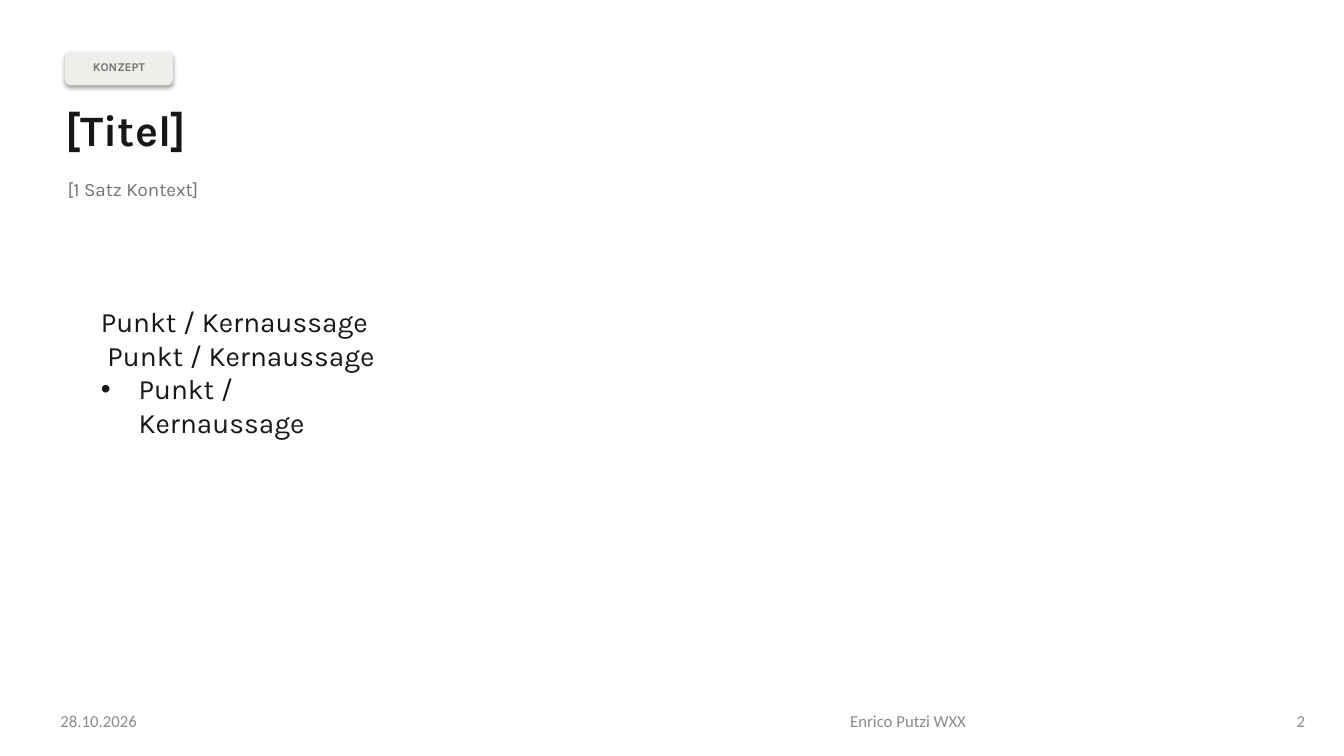
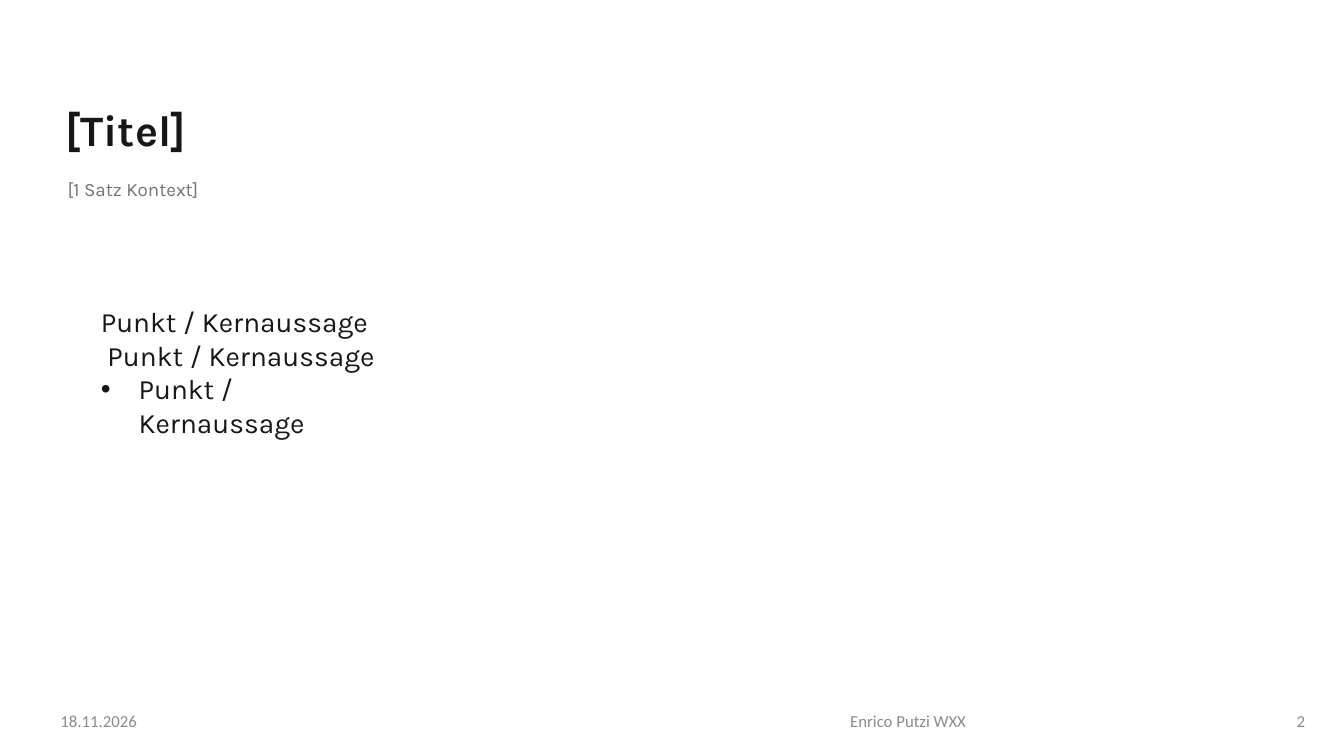
Before and after one commit to eputzi/eputzi.github.io, a slide deck: slide 2 of courses/nus1/files/slides/template.pptx. Drawn at 1344x756 pixels with LibreOffice and Linux fonts; fonts in the diff are those of the drawing. Boxes give left, top, right and bottom in pixels: in the first picture for what was removed or moved away, otherwise in the second. Text is boxed around its words. In the diff, an @@ line names an element or a change of style, - is before the commit and + after.

```diff
--- a/courses/nus1/files/slides/template.pptx
+++ b/courses/nus1/files/slides/template.pptx
@@ rounded rectangle removed at (66, 52, 172, 85) @@
@@ text removed at (93, 63, 145, 71) @@
-KONZEPT
@@ text at (60, 715, 136, 727): text changed @@
-28.10.2026
+18.11.2026
```
Also in this commit, not shown: 5 other slides changed, 3 other files.
